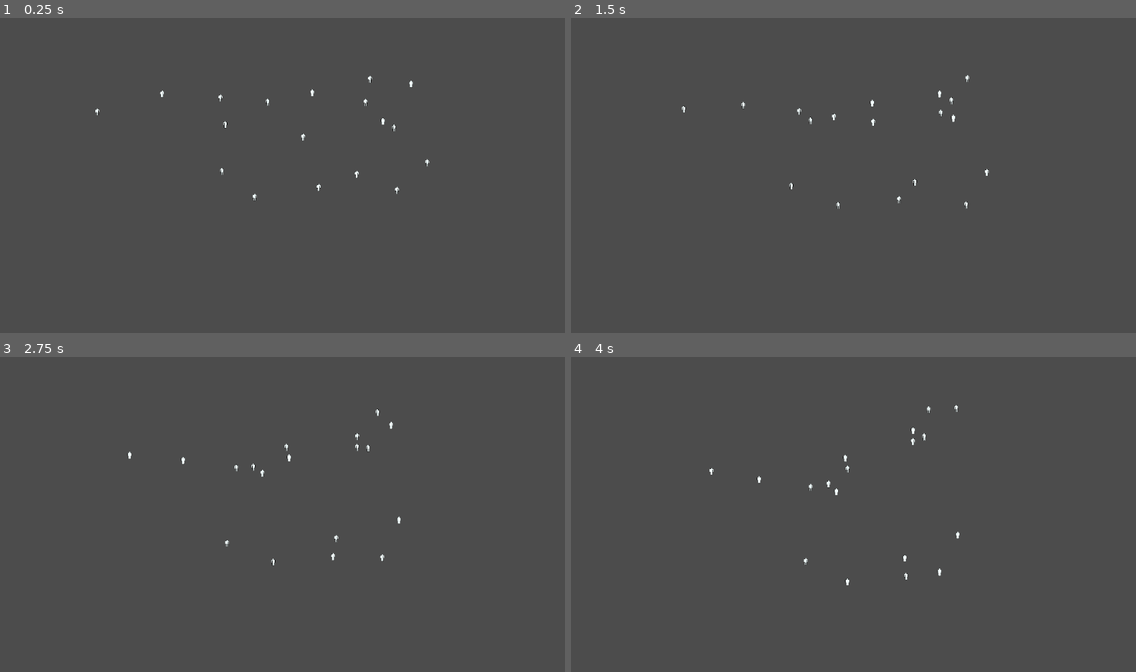
Above: before the commit, frames 1-4 (two rows, left to right).
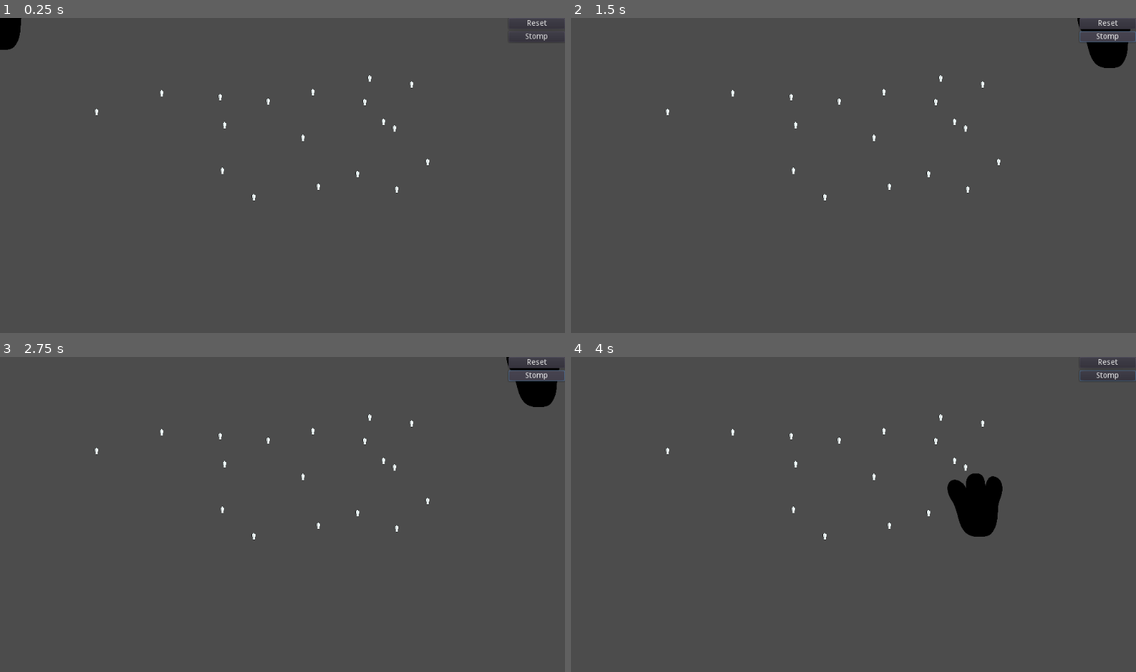
Above: after the commit, the same moments.

Repository: silverhammermba/GGJ2022
Game: Godot game, scene res://Main.tscn
Two runs of this game, one before a commit and one after it. Both use one fixed random seed, a clock stepped at 60 frames per second and the inputs below. Before the commit the project starts from res://Battlefield.tscn.
Inputs (mouse positions are in pixels of both pictures, inside the frame that each line leads up to):
- Up to frame 1 (0.25 s): no input
- Up to frame 2 (1.5 s): click (1107, 24) at 0.5 s, where only the run after the commit has a clickable "Reset"; click (1107, 36) at 1.25 s, where only the run after the commit has a clickable "Stomp"
- Up to frame 3 (2.75 s): click (536, 375) at 2 s, where only the run after the commit has a clickable "Stomp"
- Up to frame 4 (4 s): click (1107, 375) at 2.75 s, where only the run after the commit has a clickable "Stomp"; move the mouse to (977, 505) at 3.52 s

The runs differ from the first frame. In frame 1, 0.6% of the frame differs, in the area x 0-100%, y 0-58%; in frame 2, 1.1%; in frame 3, 1.1%; in frame 4, 1.9%, in the area x 16-100%, y 0-73%.

Commit message:
Added initial Stomp behavior and Controls

Diff:
--- a/Battlefield.tscn
+++ b/Battlefield.tscn
@@ -1,8 +1,12 @@
-[gd_scene load_steps=2 format=2]
+[gd_scene load_steps=3 format=2]
 
 [ext_resource path="res://Pawn.tscn" type="PackedScene" id=1]
+[ext_resource path="res://Stomp.tscn" type="PackedScene" id=2]
 
 [node name="Battlefield" type="Node2D"]
+
+[node name="Stomp" parent="." instance=ExtResource( 2 )]
+position = Vector2( -241, 272 )
 
 [node name="Pawn" parent="." instance=ExtResource( 1 )]
 position = Vector2( 670, 110 )
--- /dev/null
+++ b/Controls.gd
@@ -0,0 +1,16 @@
+extends CanvasLayer
+
+
+# Declare member variables here. Examples:
+# var a = 2
+# var b = "text"
+
+
+# Called when the node enters the scene tree for the first time.
+func _ready():
+	pass # Replace with function body.
+
+
+# Called every frame. 'delta' is the elapsed time since the previous frame.
+#func _process(delta):
+#	pass
--- /dev/null
+++ b/Controls.tscn
@@ -0,0 +1,26 @@
+[gd_scene load_steps=2 format=2]
+
+[ext_resource path="res://Controls.gd" type="Script" id=1]
+
+[node name="Controls" type="CanvasLayer"]
+script = ExtResource( 1 )
+
+[node name="VBoxContainer" type="VBoxContainer" parent="."]
+anchor_left = 1.0
+anchor_right = 1.0
+anchor_bottom = 1.0
+margin_left = -102.0
+__meta__ = {
+"_edit_use_anchors_": false
+}
+
+[node name="ResetButton" type="Button" parent="VBoxContainer"]
+margin_right = 102.0
+margin_bottom = 20.0
+text = "Reset"
+
+[node name="StompButton" type="Button" parent="VBoxContainer"]
+margin_top = 24.0
+margin_right = 102.0
+margin_bottom = 44.0
+text = "Stomp"
--- /dev/null
+++ b/Main.tscn
@@ -0,0 +1,10 @@
+[gd_scene load_steps=3 format=2]
+
+[ext_resource path="res://Battlefield.tscn" type="PackedScene" id=1]
+[ext_resource path="res://Controls.tscn" type="PackedScene" id=2]
+
+[node name="Main" type="Node"]
+
+[node name="Controls" parent="." instance=ExtResource( 2 )]
+
+[node name="Battlefield" parent="." instance=ExtResource( 1 )]
--- a/Pawn.gd
+++ b/Pawn.gd
@@ -34,3 +34,13 @@
 		target_dir = target_dir.rotated(clamp(pull_angle, -max_turn_per_sec * delta, max_turn_per_sec * delta))
 
 	apply_central_impulse(target_dir * speed)
+
+func hit(damage):
+	hp -= damage
+	print(name + " hit for " + str(damage))
+	if hp < 0:
+		die()
+
+func die():
+	print(name + " died")
+	queue_free()  # Remove pawn from screen
--- a/Pawn.tscn
+++ b/Pawn.tscn
@@ -11,7 +11,7 @@
 [node name="Pawn" type="RigidBody2D"]
 mode = 2
 script = ExtResource( 2 )
-speed = 1
+speed = 0
 weight_follow_herd = 3.0
 
 [node name="CollisionShape2D" type="CollisionShape2D" parent="."]
--- /dev/null
+++ b/Stomp.gd
@@ -0,0 +1,16 @@
+extends Node2D
+
+export var strength = 150
+
+# Called when the node enters the scene tree for the first time.
+func _ready():
+	pass # Replace with function body.
+
+
+# Called every frame. 'delta' is the elapsed time since the previous frame.
+func _process(delta):
+	position = get_viewport().get_mouse_position()
+
+func _on_Stomp_body_entered(body):
+	print("Stomped " + body.name)
+	body.hit(strength)
--- /dev/null
+++ b/Stomp.tscn
@@ -0,0 +1,34 @@
+[gd_scene load_steps=5 format=2]
+
+[ext_resource path="res://assets/stomp/stomp.png" type="Texture" id=1]
+[ext_resource path="res://Stomp.gd" type="Script" id=2]
+
+[sub_resource type="SpriteFrames" id=1]
+animations = [ {
+"frames": [ ExtResource( 1 ) ],
+"loop": true,
+"name": "default",
+"speed": 5.0
+} ]
+
+[sub_resource type="CapsuleShape2D" id=2]
+radius = 171.0
+height = 120.0
+
+[node name="Stomp" type="Area2D"]
+scale = Vector2( 0.25, 0.25 )
+script = ExtResource( 2 )
+
+[node name="AnimatedSprite" type="AnimatedSprite" parent="."]
+position = Vector2( -20, -2 )
+scale = Vector2( 0.75, 0.75 )
+frames = SubResource( 1 )
+__meta__ = {
+"_edit_group_": true
+}
+
+[node name="CollisionShape2D" type="CollisionShape2D" parent="."]
+position = Vector2( -12, -2 )
+shape = SubResource( 2 )
+
+[connection signal="body_entered" from="." to="." method="_on_Stomp_body_entered"]
--- a/project.godot
+++ b/project.godot
@@ -11,7 +11,7 @@
 [application]
 
 config/name="GGJ2022"
-run/main_scene="res://Battlefield.tscn"
+run/main_scene="res://Main.tscn"
 config/icon="res://icon.png"
 
 [autoload]
Binary file added: assets/stomp/stomp.png
Not shown, added: assets/stomp/stomp.png.import
Not shown, added: assets/stomp/stomp.xcf
